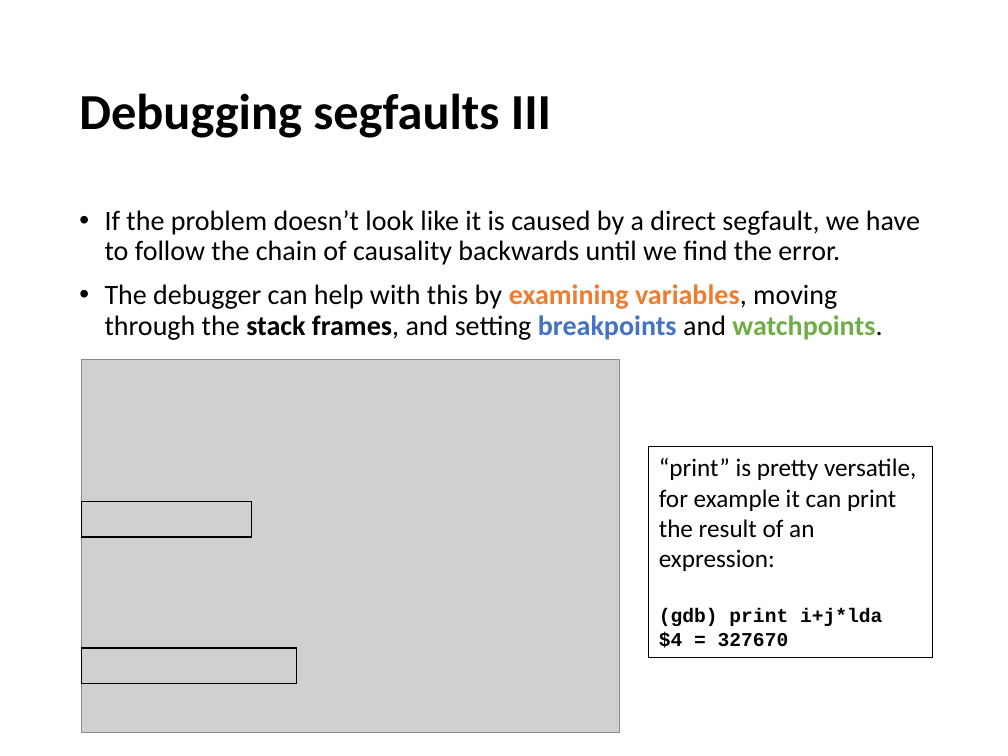
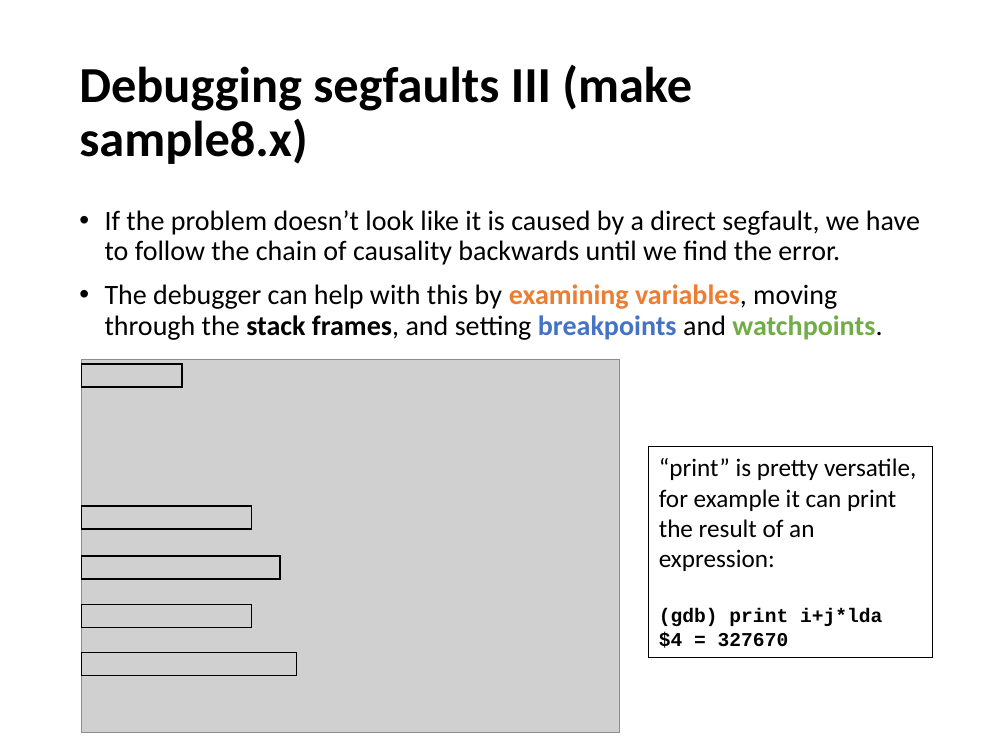
Before and after one commit to devinamatthews/molssi-sss-2017, a slide deck: slide 20 of lectures/debugging.pptx. Drawn at 1008x756 pixels with LibreOffice and Linux fonts; fonts in the diff are those of the drawing; grey boxes stand for pictures. Boxes give left, top, right and bottom in pixels: in the first picture for what was removed or moved away, otherwise in the second. Text is boxed around its words. In the diff, an @@ line names an element or a change of style, - is before the commit and + after.

Commit message:
Simplify slides a bit and add more samples.

```diff
--- a/lectures/debugging.pptx
+++ b/lectures/debugging.pptx
@@ title at <box>79,65,692,164</box>: text changed @@
-Debugging segfaults III
+Debugging segfaults III (make sample8.x)
@@ rectangle added at <box>82,364,182,387</box>, outline #000000 1 pt @@
@@ rectangle: place and size @@
-rectangle at <box>82,501,252,536</box>
+rectangle at <box>82,506,252,529</box>
@@ rectangle added at <box>82,556,280,580</box>, outline #000000 1 pt @@
@@ rectangle added at <box>82,605,252,628</box>, outline #000000 1 pt @@
@@ rectangle: place and size @@
-rectangle at <box>82,648,297,683</box>
+rectangle at <box>82,652,297,675</box>
```
Also in this commit, not shown: 8 other slides changed, 24 other files.
